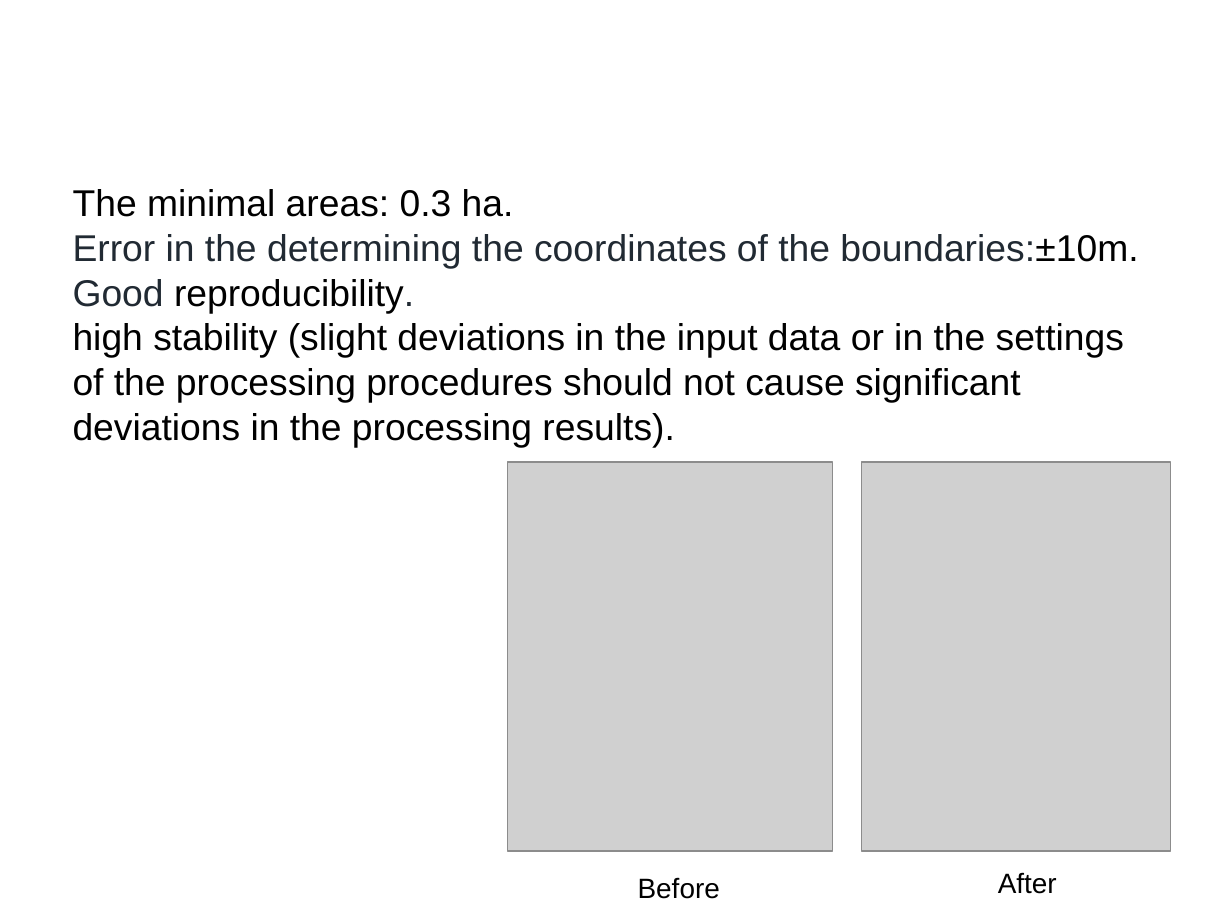
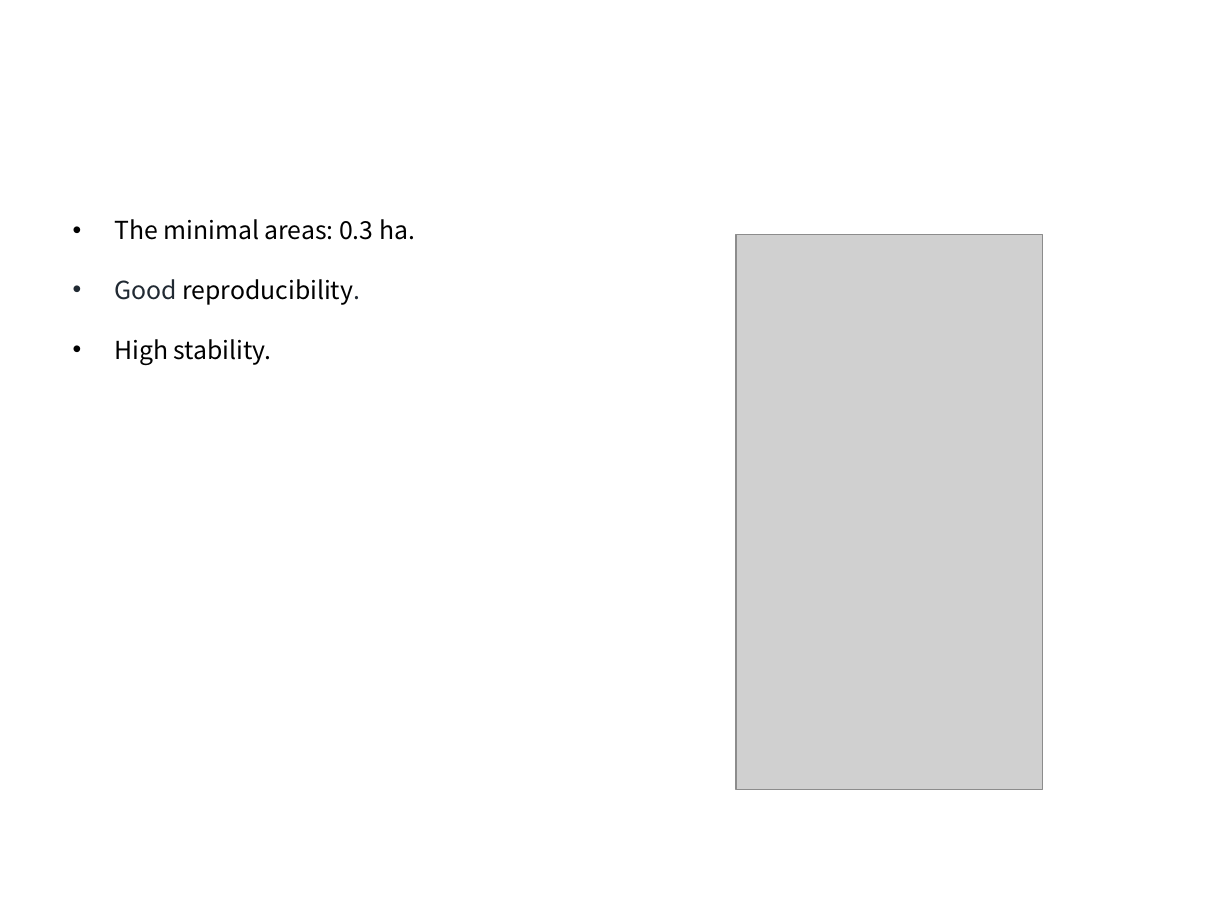
Before and after one commit to taminhluan/space_image_sensing, a slide deck: slide 5 of paper_review/term_project_proposal.pptx. Drawn at 1232x924 pixels with LibreOffice and Linux fonts; fonts in the diff are those of the drawing; grey boxes stand for pictures; background and template pictures are left out. Boxes give left, top, right and bottom in pixels: in the first picture for what was removed or moved away, otherwise in the second. Text is boxed around its words. In the diff, an @@ line names an element or a change of style, - is before the commit and + after.

```diff
--- a/paper_review/term_project_proposal.pptx
+++ b/paper_review/term_project_proposal.pptx
@@ text at bbox=[73, 234, 1138, 269]: paragraph removed @@
-Error in the determining the coordinates of the boundaries:±10m.
@@ text at bbox=[114, 219, 415, 305]: size 24 to 16 pt, font Arial to Noto Sans CJK KR in "The minimal areas: 0.3 ha.", "Good reproducibility."; bullet none to •; line spacing 1 to 2 @@
@@ picture added at bbox=[737, 235, 1044, 789] @@
@@ text at bbox=[114, 339, 272, 365]: text changed; size 24 to 16 pt; font Arial to Noto Sans CJK KR @@
-high stability (slight deviations in the input data or in the settings of the processing procedures should not cause significant deviations in the processing results).
+• High stability.
@@ picture removed at bbox=[508, 462, 833, 851] @@
@@ picture removed at bbox=[862, 462, 1171, 851] @@
@@ text removed at bbox=[638, 877, 720, 899] @@
-Before
@@ text removed at bbox=[998, 872, 1057, 894] @@
-After
```
Also in this commit, not shown: 4 other slides changed, 1 slide added, 1 slide removed, 5 other files.
